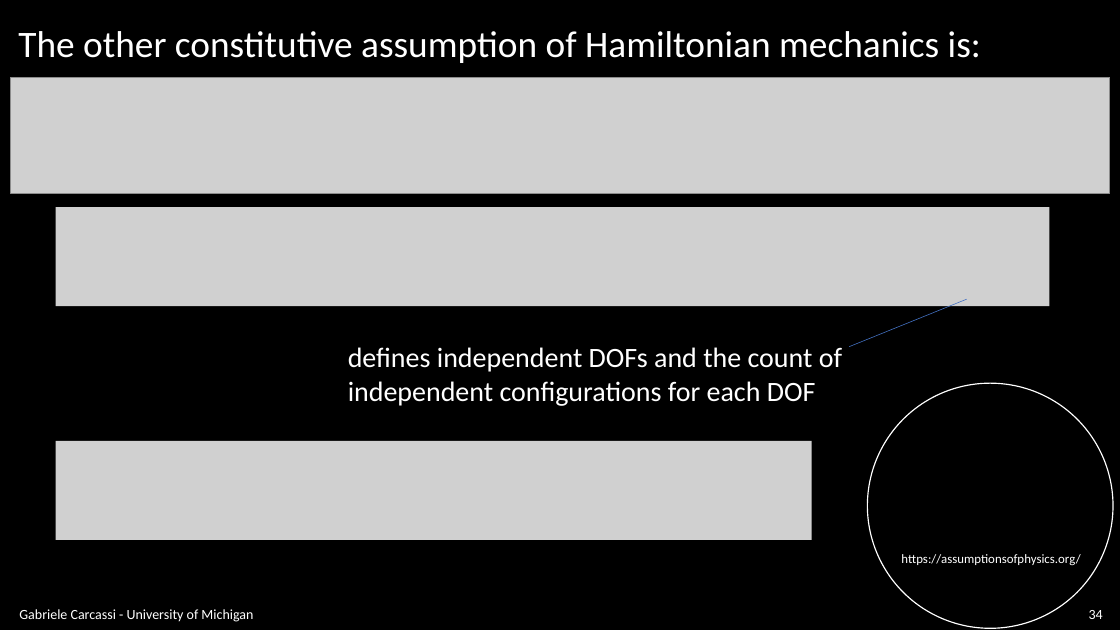
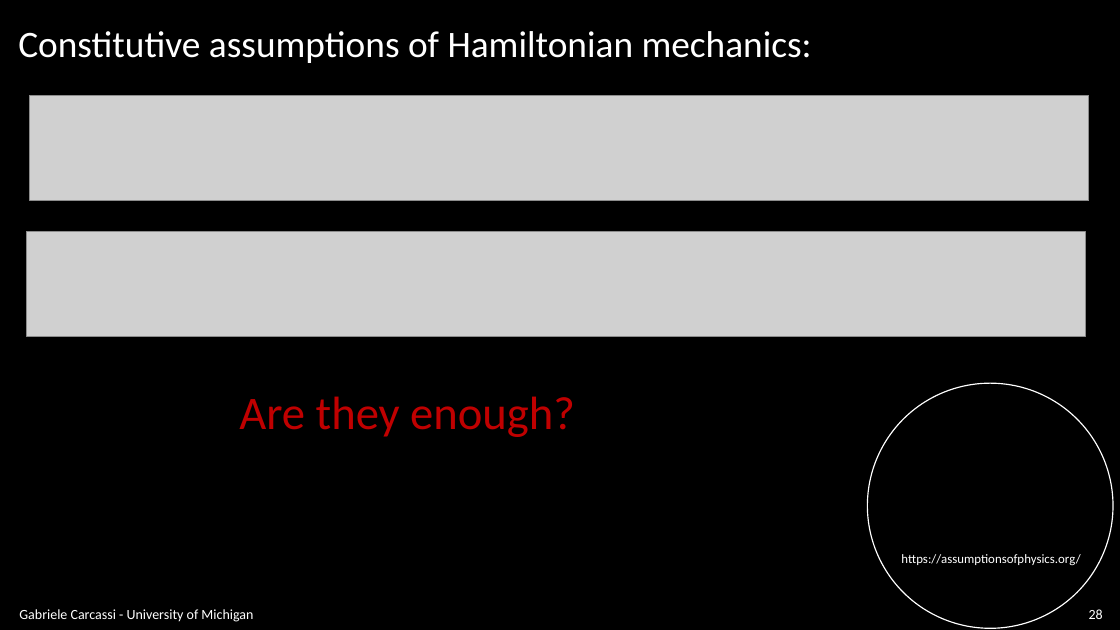
Before and after one commit to assumptionsofphysics/slides, a slide deck: slide 28 of BookCompanions-v2/RP-Class-4.pptx (slide 34 before the commit). Drawn at 1120x630 pixels with LibreOffice and Linux fonts; fonts in the diff are those of the drawing; grey boxes stand for pictures; background and template pictures are left out. Boxes give left, top, right and bottom in pixels: in the first picture for what was removed or moved away, otherwise in the second. Text is boxed around its words. In the diff, an @@ line names an element or a change of style, - is before the commit and + after.

```diff
--- a/BookCompanions-v2/RP-Class-4.pptx
+++ b/BookCompanions-v2/RP-Class-4.pptx
@@ text at <box>18,31,812,63</box>: text changed @@
-The other constitutive assumption of Hamiltonian mechanics is:
+Constitutive assumptions of Hamiltonian mechanics:
@@ picture: place and size @@
-picture at <box>10,77,1110,193</box>
+picture at <box>29,96,1089,202</box>
@@ picture: place and size @@
-picture at <box>55,208,1049,307</box>
+picture at <box>26,232,1086,336</box>
@@ line removed from (849, 347) to (967, 299) @@
@@ text removed at <box>348,347,842,406</box> @@
-defines independent DOFs and the count of
-independent configurations for each DOF
@@ text added at <box>239,396,575,437</box>, 40 pt, text #C00000 @@
+Are they enough?
@@ picture removed at <box>55,441,812,540</box> @@
@@ page number at <box>1089,609,1103,619</box>: text changed @@
-34
+28
```
Also in this commit, not shown: 19 other slides changed, 9 slides added.
